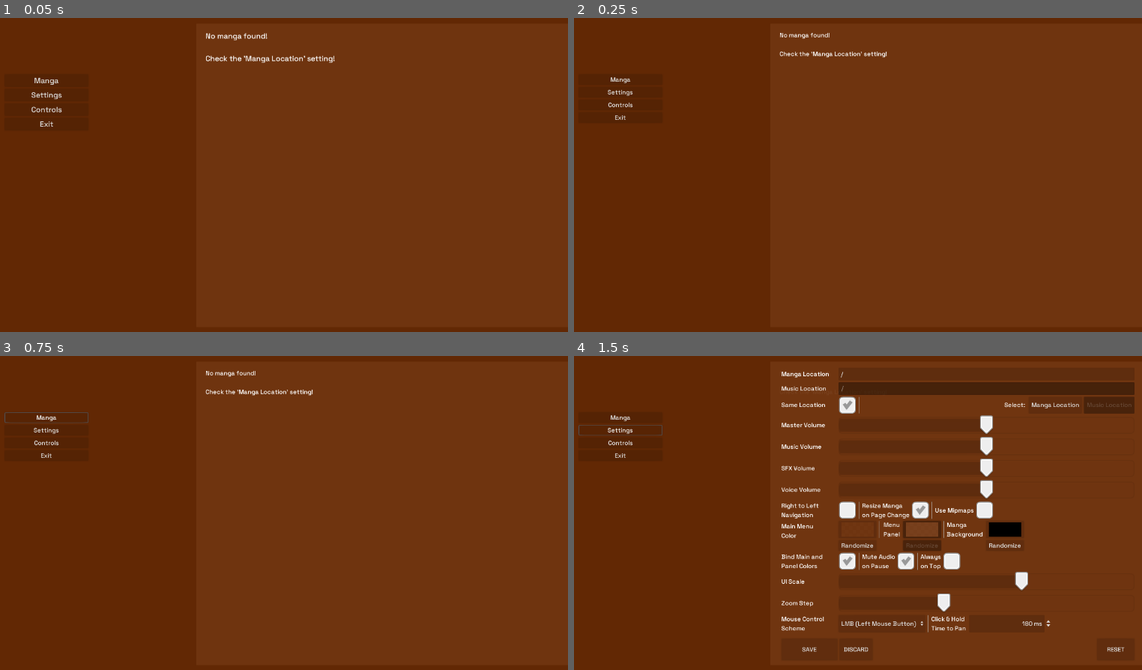
Above: before the commit, frames 1-4 (two rows, left to right).
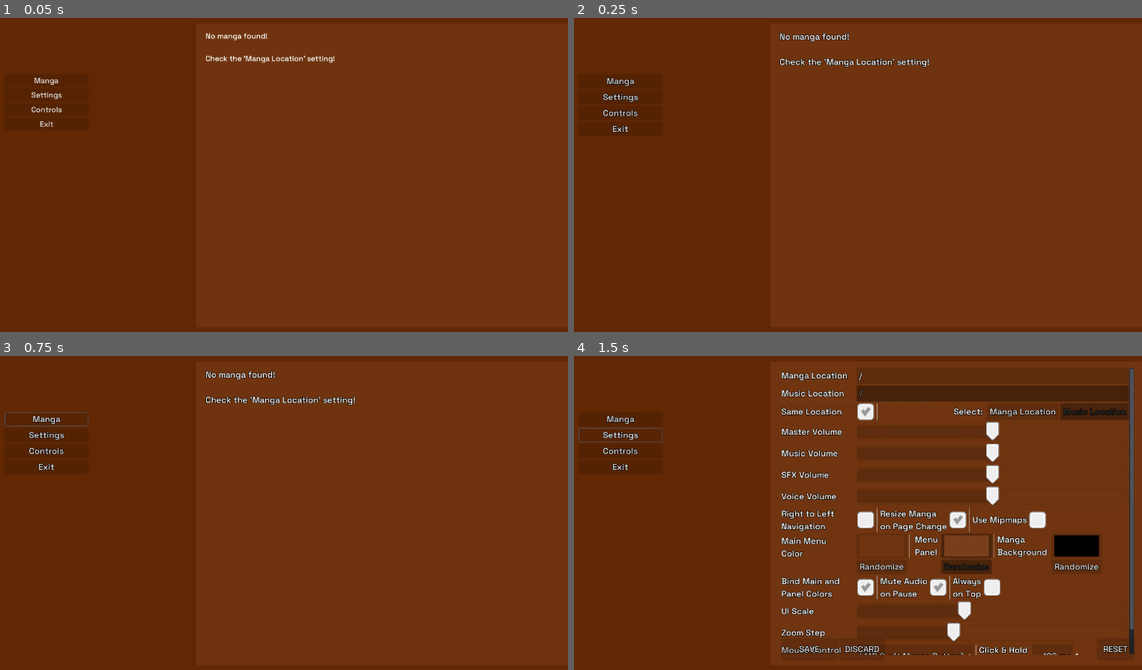
Above: after the commit, the same moments.

Repository: MrPoblin/Sound-Manga-Reader-Godot
Game: Godot game, scene res://Scenes/UI/Main.tscn
Two runs of this game, one before a commit and one after it. Both use one fixed random seed, a clock stepped at 60 frames per second and the inputs below. The engine's default icon, where the game draws it, is replaced by a stand-in: a white triangle on a blue panel in a dark square.
Inputs:
- Up to frame 1 (0.05 s): no input
- Up to frame 2 (0.25 s): no input
- Up to frame 3 (0.75 s): click "Manga" at 0.5 s
- Up to frame 4 (1.5 s): click "Settings" at 1.25 s

Frame 1 is identical in both runs. In frame 2, 1.2% of the frame differs, in the area x 5-63%, y 4-37%; in frame 3, 1.3%; in frame 4, 14%, in the area x 0-99%, y 3-96%.

Commit message:
Finishing UI Scale slider
broken ahh slider
brain grogg
unga bunga

Diff:
--- a/Scenes/UI/Settings.tscn
+++ b/Scenes/UI/Settings.tscn
@@ -418,8 +418,10 @@
 margin_bottom = 309.0
 mouse_default_cursor_shape = 10
 size_flags_vertical = 1
-max_value = 80.0
+min_value = 25.0
+max_value = 155.0
 value = 50.0
+exp_edit = true
 
 [node name="l_zoom" type="Label" parent="set/SettingScroll/SettingGrid"]
 margin_top = 314.0
--- a/Scripts/Config.gd
+++ b/Scripts/Config.gd
@@ -18,7 +18,7 @@
 	config.set_value("controls", "mipmaps", false)
 	config.set_value("controls", "mouseScheme", 0)
 	config.set_value("controls", "onTop", false)
-	config.set_value("controls", "uiScale", 50)
+	config.set_value("controls", "uiScale", 51)
 	config.set_value("color", "bind", true)
 	randomize()
 	var tempCol = Color(randf(),randf(),randf(), 1.05)*0.9
--- a/Scripts/UI/Main.gd
+++ b/Scripts/UI/Main.gd
@@ -47,13 +47,13 @@
 
 
 var isPaused: bool = false
-func setFont(wait: float = 0, scale: int = Config.config.get_value("controls", "uiScale", 50)) -> void:
+func setFont(wait: float = 0, scale: int = Config.config.get_value("controls", "uiScale", 51)) -> void:
 	if (!isPaused):
 		isPaused = true
 		if(wait):
 			yield(get_tree().create_timer(wait), "timeout")
 		isPaused = false
-		var newFont: int = int(sqrt(get_viewport_rect().size.y*get_viewport_rect().size.x)/(120 - scale))
+		var newFont: int = int(sqrt(get_viewport_rect().size.y*get_viewport_rect().size.x)/(scale))
 		if(font.size != newFont):
 			font.size = newFont
 			font.outline_size = newFont/18
--- a/Scripts/UI/SettingGrid.gd
+++ b/Scripts/UI/SettingGrid.gd
@@ -26,7 +26,7 @@
 	$OtherGrid3/c_mute_on_pause.pressed = Config.config.get_value("controls", "mute_on_pause", true)
 	$OtherGrid4/op_scheme.select(Config.config.get_value("controls", "mouseScheme", 0))
 	$OtherGrid3/c_on_top.pressed = Config.config.get_value("controls", "onTop", false)
-	$s_ui_scale.value = Config.config.get_value("controls", "uiScale", 50)
+	$s_ui_scale.value = Config.config.get_value("controls", "uiScale", 51)
 
 
 func _on_c_same_toggled(button_pressed):
@@ -78,6 +78,11 @@
 	Config.config.set_value("controls", "onTop", $OtherGrid3/c_on_top.pressed)
 	Config.config.set_value("controls", "uiScale", $s_ui_scale.value)
 	Config.config.save("user://config.cfg")
+	if(Config.config.get_value("storage", "manga", "") == "banana/") : #monke
+		Config.config.set_value("color", "bind", false)
+		Config.config.set_value("color", "main", Color("e0b020"))
+		Config.config.set_value("color", "panel", Color("e0b020").lightened(0.24))
+		Config.config.set_value("color", "bg", Color("392b00"))
 	update_values()
 	get_tree().reload_current_scene()
 
@@ -120,5 +125,5 @@
 	if(scaleChanged && !isRunning):
 		isRunning = true
 		yield(get_tree().create_timer(0.2), "timeout")
-		$s_ui_scale.value = Config.config.get_value("controls", "uiScale", 50)
+		$s_ui_scale.value = Config.config.get_value("controls", "uiScale", 51)
 		isRunning = false
